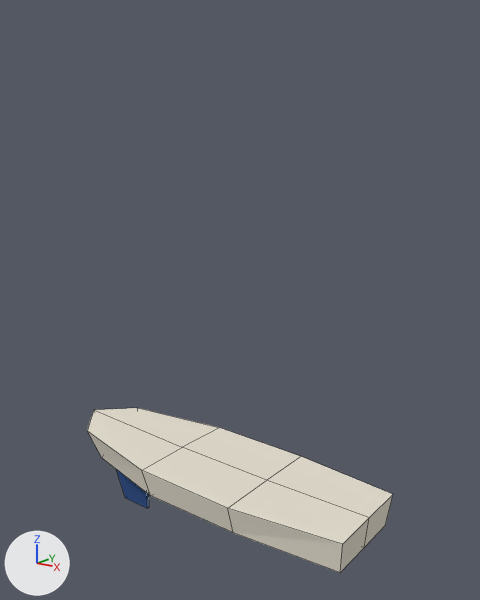
Two versions of the Blender file working_files/boats/tubby/tubby.blend, one commit apart.
One viewpoint serves both versions: a 50 mm lens placed at (9.09, -7.81, 5.87), pointed at (2.93, 0.3, 3.25). Every picture has the same lights, and +X, +Y and +Z are marked at lower left. Mesh edges are drawn as thin lines.

In view in the first picture: 'Hull', 'Keel'.
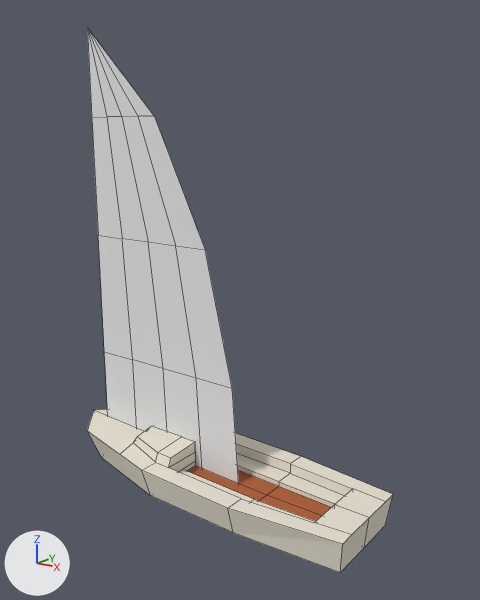
Changed parts and their boxes (x1, y1, x2, y2) in the pictures (480 x 600 px):
'Mainsail', shown
    after: (87, 28, 239, 484)
'Hull', reshaped
    before: (87, 408, 393, 573)
    after: (87, 409, 393, 573)
'Keel', hidden (blue)
    before: (116, 469, 149, 508)

Patch to the scene script:
```diff
--- a/working_files/boats/tubby/tubby.blend.py
+++ b/working_files/boats/tubby/tubby.blend.py
@@ mat_wood @@
+mat_wood = diffuse_material('Wood')
+mat_wood.base_color = (0.446, 0.131, 0.0521)  # brown #b26541
@@ mat_sail @@
+mat_sail = diffuse_material('Sail')
+mat_sail.base_color = (0.8, 0.8, 0.8)  # white #e7e7e7
@@ me_plane_001 @@
 me_plane_001.from_pydata(...)  # 21 vertices, 16 faces; spans x 0.0..3.15, y 0.0, z 0.0..7.48
-me_plane_001.materials.append(mat_spar)  # white #dbe1e7
+me_plane_001.materials.append(mat_sail)  # white #e7e7e7
@@ me_cube @@
 # used by ob_hull; location = (0.0, 0.0, 0.0)
-me_cube.from_pydata(...)  # 24 vertices, 22 faces; spans x -0.4..5.47, y -1.0..1.0, z -0.11..0.6
+me_cube.from_pydata(...)  # 71 vertices, 62 faces; spans x -0.4..5.47, y -1.0..1.0, z -0.11..0.71
+# me_cube part 1
+# 2 vertices are removed from x 1.89..3.69, y 0.0, z 0.49..0.51
+# 10 faces are deleted
+# 43 vertices are added at x 1.02..5.47, y -0.86..0.86, z 0.23..0.71
+# 6 new vertices lie (0.0, 0.0, 0.18) away from vertices in x 2.19..4.9, y -0.67..0.67, z 0.33
+# 46 new faces join them, mat_topside (white #e7e1d2)
+# 4 new faces join them, mat_wood (brown #b26540)
 me_cube.materials.append(mat_topside)
+me_cube.materials.append(mat_underside)  # blue #335083
+me_cube.materials.append(mat_wood)  # brown #b26541
@@ ob_keel @@
 ob_keel.location = (0.0, 0.0, 0.0)
+ob_keel.hide_viewport = True
@@ ob_mainsail @@
 ob_mainsail.location = (0.0, 0.0, 0.0)
-ob_mainsail.hide_viewport = True
```
